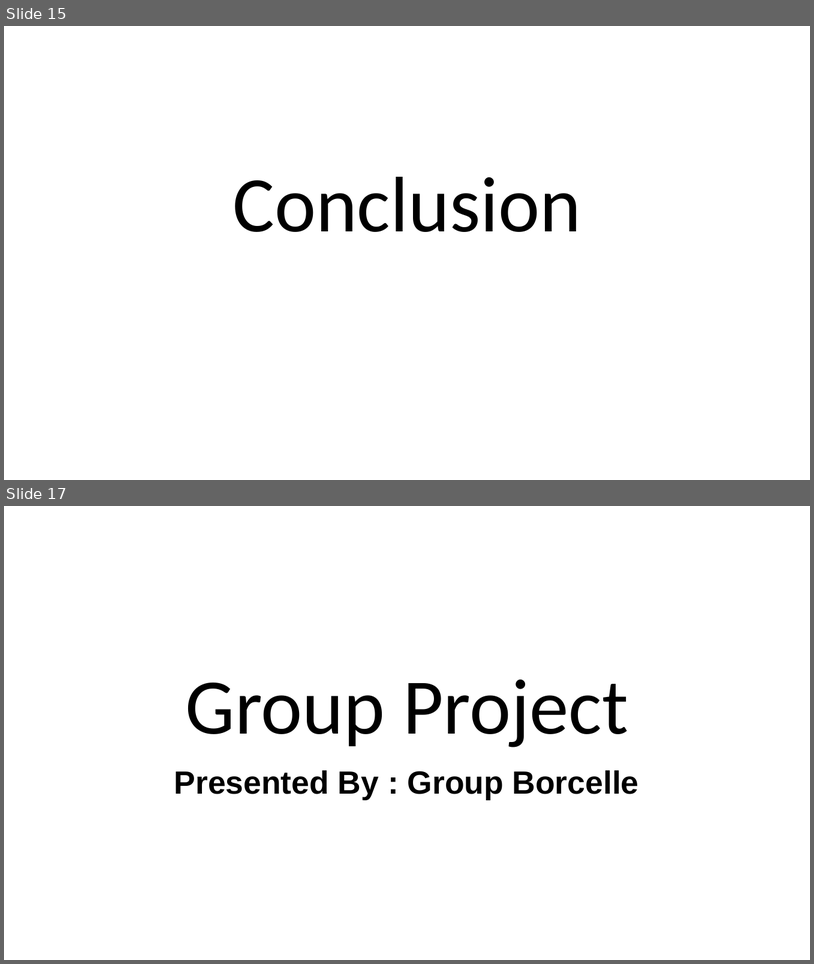
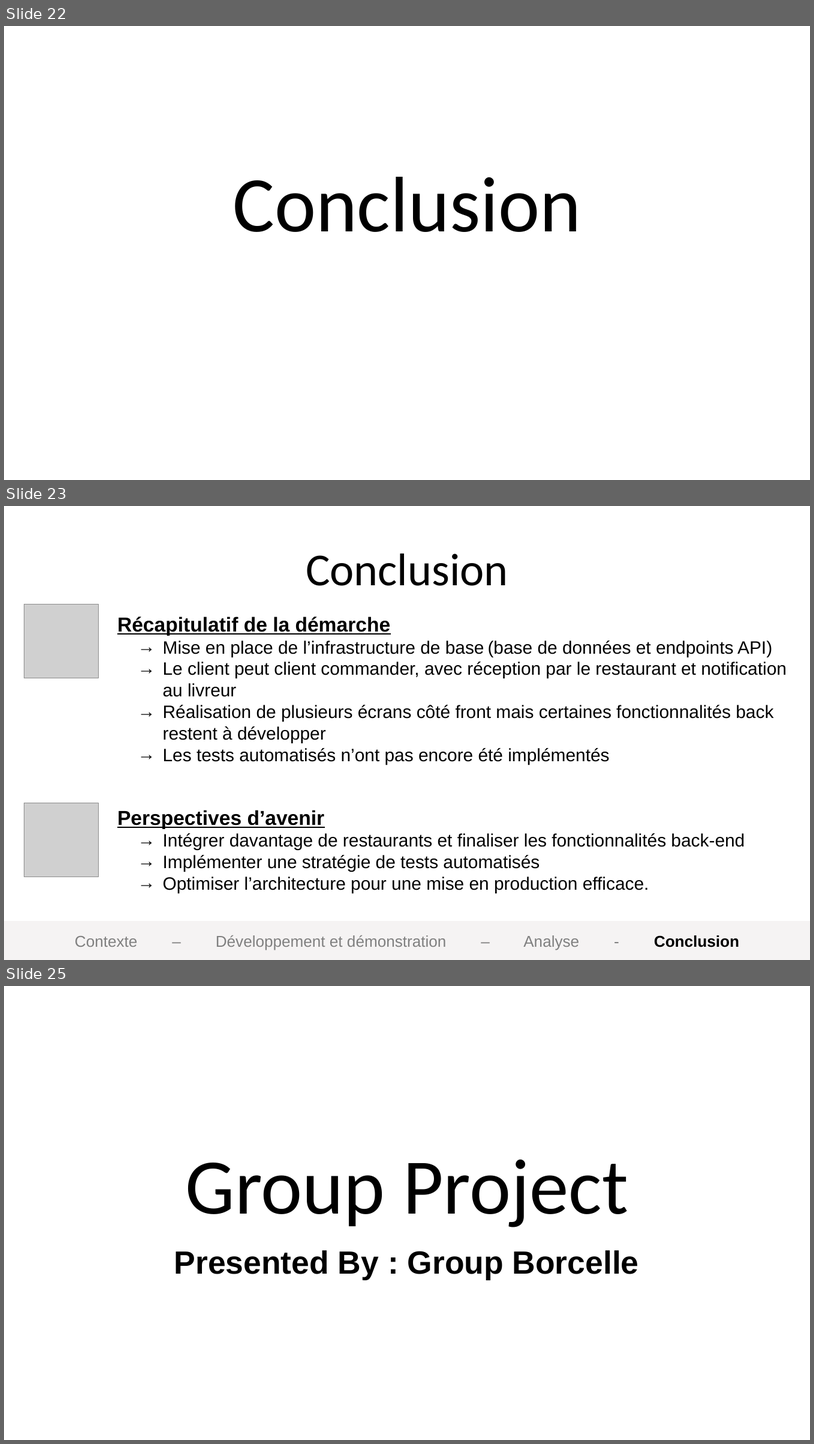
Before and after one commit to omar-sdt/CES-eat, a slide deck: docs/Présentation CES'eat.pptx. Shown one above the other, each under a label of ours: slides 15 and 17 before the commit, slides 22, 23 and 25 after it; the slides between them are not shown. The pictures are 814x964 and 814x1444 pixels, drawn with LibreOffice and Linux fonts; fonts in the diff are those of the drawing; grey boxes stand for pictures; background and template pictures are left out. Boxes give left, top, right and bottom in pixels: in the first picture for what was removed or moved away, otherwise in the second. Text is boxed around its words. In the diff, an @@ line names an element or a change of style, - is before the commit and + after.

Commit message:
Add introduction + conclusion + individual

```diff
--- a/docs/Présentation CES'eat.pptx
+++ b/docs/Présentation CES'eat.pptx
@@ slide 23 added at [4,506,810,960], background picture (left out) @@
@@ text added at [306,553,509,586], 81.7 pt, text #000000 @@
+Conclusion
@@ picture added at [24,604,98,678] @@
@@ text added at [117,616,787,764], 32 pt, text #000000 @@
+Récapitulatif de la démarche
+  → Mise en place de l’infrastructure de base (base de données et endpoints API)
+  → Le client peut client commander, avec réception par le restaurant et notification au livreur
+  → Réalisation de plusieurs écrans côté front mais certaines fonctionnalités back restent à développer
+  → Les tests automatisés n’ont pas encore été implémentés
@@ picture added at [24,802,98,876] @@
@@ text added at [117,810,745,892], 32 pt, text #000000 @@
+Perspectives d’avenir
+  → Intégrer davantage de restaurants et finaliser les fonctionnalités back-end
+  → Implémenter une stratégie de tests automatisés
+  → Optimiser l’architecture pour une mise en production efficace.
@@ rectangle added at [4,921,810,960], fill #F5F3F3, outline #F5F3F3 2 pt @@
@@ text added at [75,935,740,949], 28 pt, text #808080 @@
+Contexte – Développement et démonstration – Analyse - Conclusion
@@ what was slide 15 is now slide 22 @@
@@ what was slide 17 is now slide 25 @@
```
Also in this commit, not shown: 8 other slides added, 1 slide removed.
